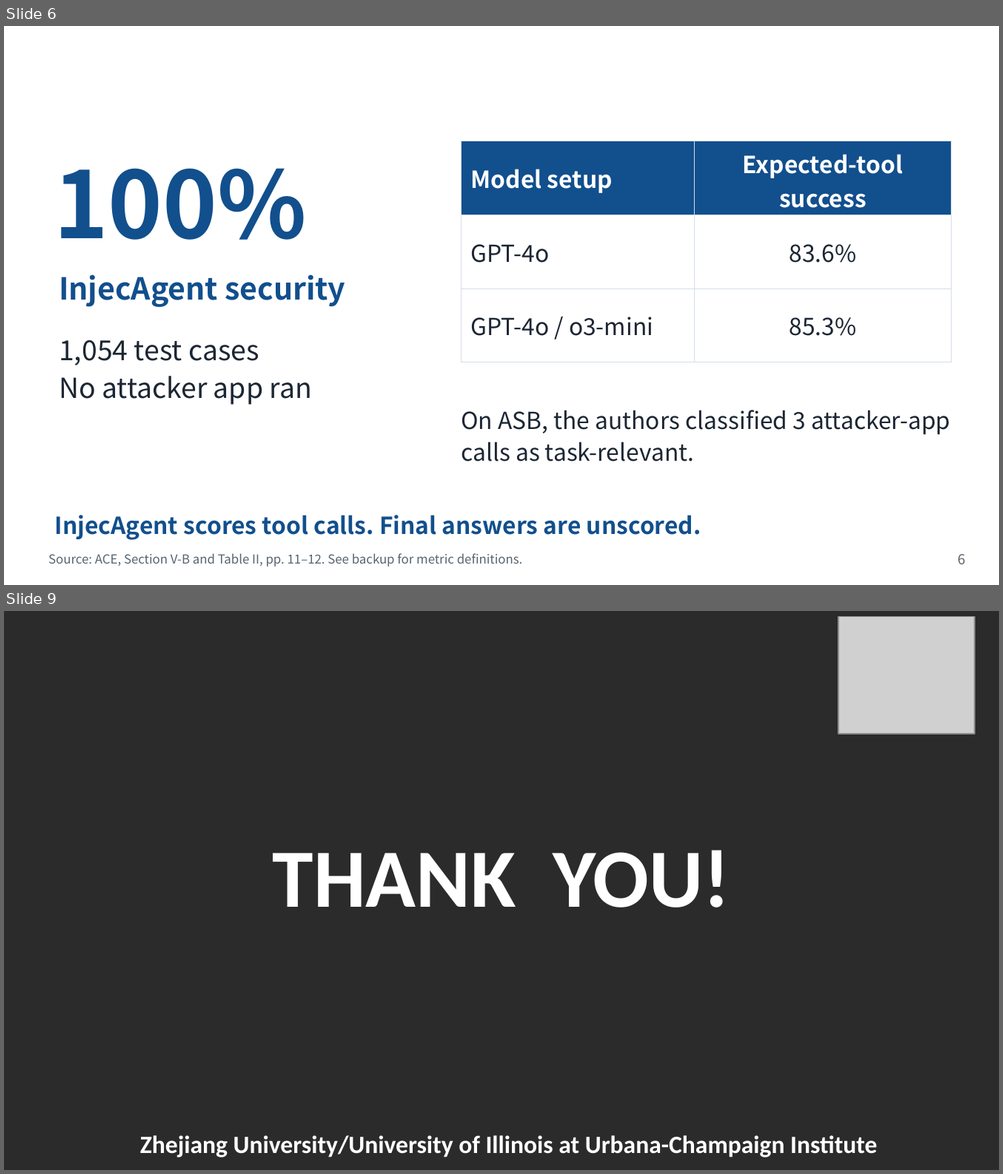
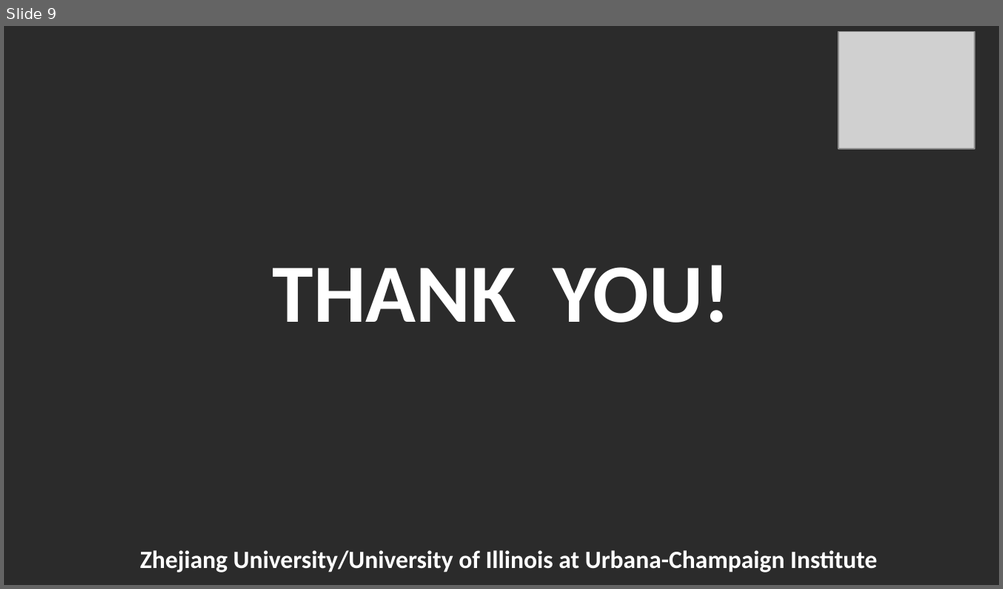
Before and after one commit to Novakru/ZJU-assignment-reports, a slide deck: submission/presentation.pptx. Shown one above the other, each under a label of ours: slides 6 and 9 before the commit, slide 9 after it; the slides between them are not shown. The pictures are 1003x1174 and 1003x589 pixels, drawn with LibreOffice and Linux fonts; fonts in the diff are those of the drawing; grey boxes stand for pictures; background and template pictures are left out; a plain dark background stands for a picture behind light text. Boxes give left, top, right and bottom in pixels: in the first picture for what was removed or moved away, otherwise in the second. Text is boxed around its words. In the diff, an @@ line names an element or a change of style, - is before the commit and + after.

Commit message:
Switch AI security assignment to Mind the Gap

```diff
--- a/submission/presentation.pptx
+++ b/submission/presentation.pptx
@@ slide 6 removed at bbox=[4, 26, 999, 585], background #FFFFFF @@
@@ text removed at bbox=[36, 30, 782, 69] @@
-Security and Expected-Tool Success
@@ text removed at bbox=[911, 28, 976, 66] @@
-ZJUI
@@ table removed at bbox=[461, 141, 950, 363], 3 rows, 2 columns @@
-Model setup | Expected-tool success
-GPT-4o | 83.6%
-GPT-4o / o3-mini | 85.3%
@@ text removed at bbox=[54, 168, 307, 240] @@
-100%
@@ text removed at bbox=[59, 275, 345, 307] @@
-InjecAgent security
@@ text removed at bbox=[59, 340, 312, 405] @@
-1,054 test cases
-No attacker app ran
@@ text removed at bbox=[461, 410, 950, 462] @@
-On ASB, the authors classified 3 attacker-app calls as task-relevant.
@@ text removed at bbox=[55, 515, 701, 540] @@
-InjecAgent scores tool calls. Final answers are unscored.
@@ text removed at bbox=[48, 554, 523, 567] @@
-Source: ACE, Section V-B and Table II, pp. 11–12. See backup for metric definitions.
@@ text removed at bbox=[958, 554, 965, 565] @@
-6
```
Also in this commit, not shown: 1 slide changed, 9 slides added, 8 other slides removed, 22 other files.
